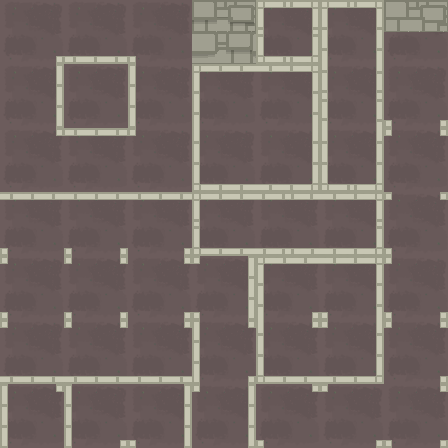
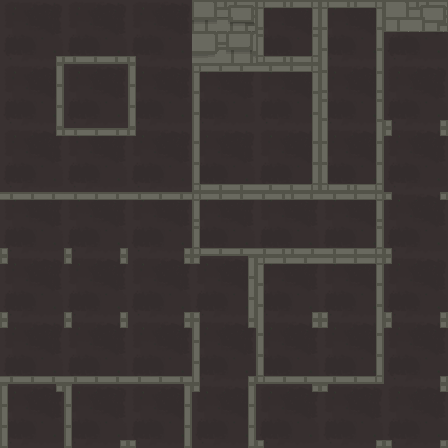
Layers edited between the first and the second 448x448 image:
hid group "floor-4" (4 layers) over (0, 0, 448, 448)
showed group "floor-0" (2 layers) over (0, 0, 448, 448)
added group "walls #1" with 2 layers in group "walls" over (64, 64, 256, 167)
